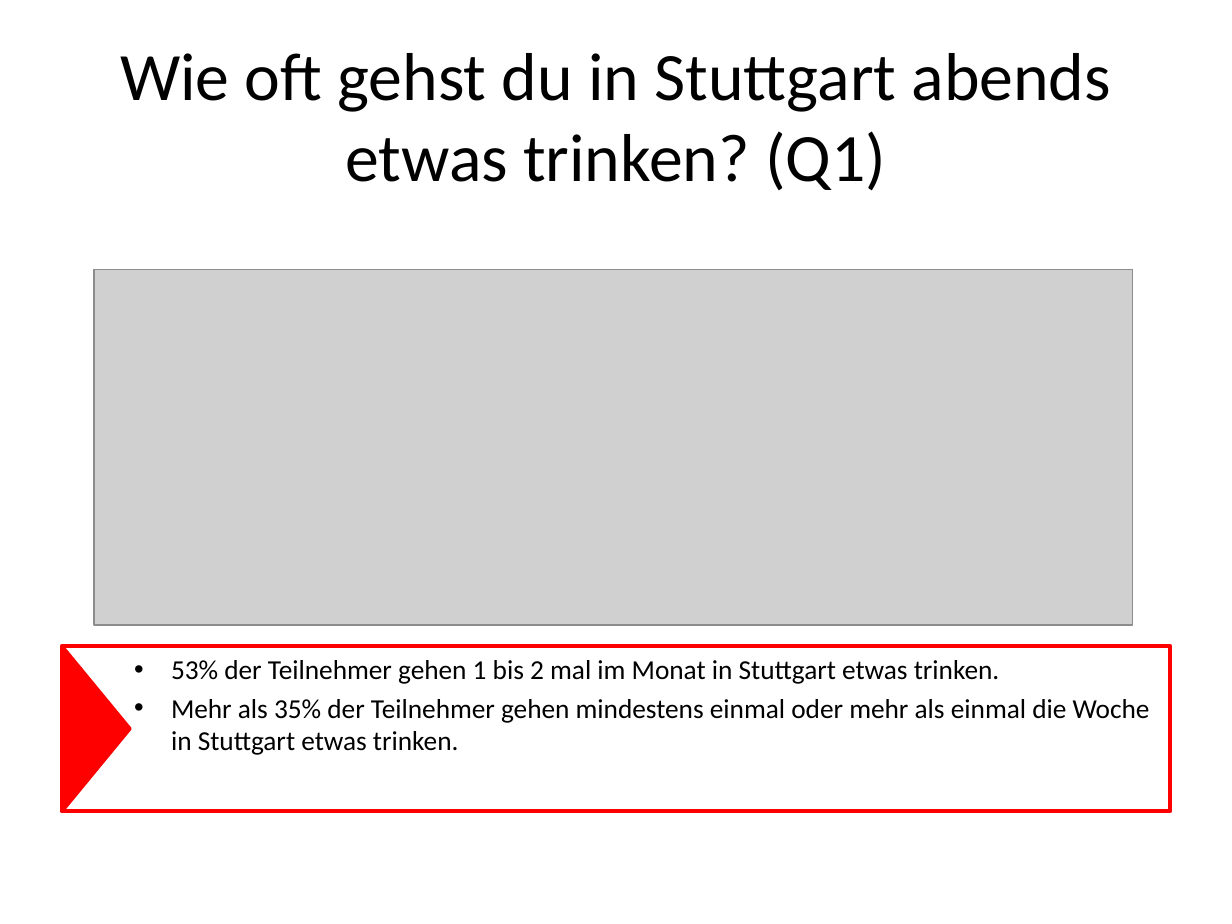
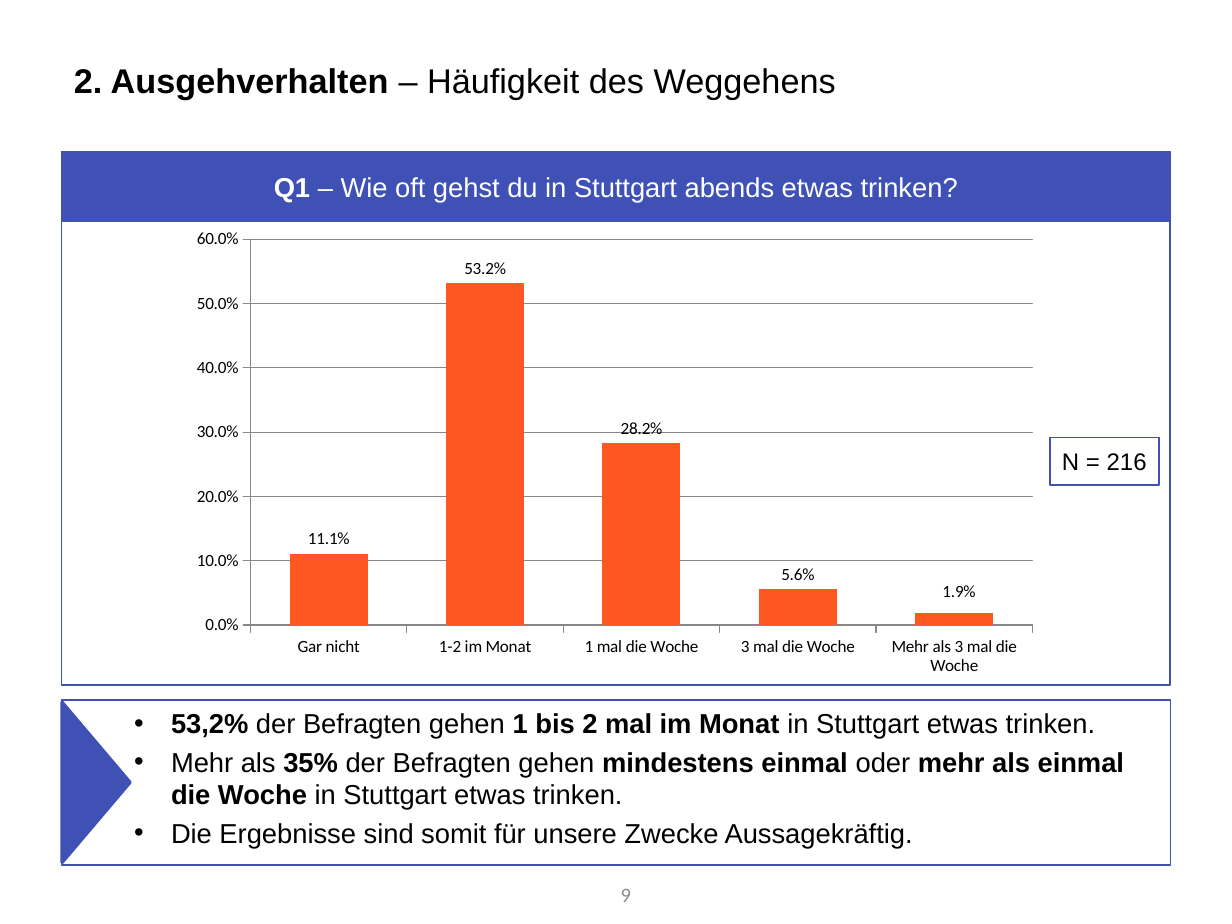
Before and after one commit to Roba1993/Happy-Hour, a slide deck: slide 9 of documents/marketing/Marketing Analyse von Umfrage 1 (5.5).pptx (slide 7 before the commit). Drawn at 1232x924 pixels with LibreOffice and Linux fonts; fonts in the diff are those of the drawing; grey boxes stand for pictures. Boxes give left, top, right and bottom in pixels: in the first picture for what was removed or moved away, otherwise in the second. Text is boxed around its words. In the diff, an @@ line names an element or a change of style, - is before the commit and + after.

```diff
--- a/documents/marketing/Marketing Analyse von Umfrage 1 (5.5).pptx
+++ b/documents/marketing/Marketing Analyse von Umfrage 1 (5.5).pptx
@@ title added at box(74, 68, 836, 99), 20 pt, text #000000 @@
+2. Ausgehverhalten – Häufigkeit des Weggehens
@@ rectangle added at box(62, 152, 1170, 685), outline #3F51B5 1 pt @@
@@ rectangle "Q1 – Wie oft gehst ...": place and size @@
-rectangle "Q1 – Wie oft gehst ..." at box(120, 53, 1111, 191)
+rectangle "Q1 – Wie oft gehst ..." at box(63, 153, 1169, 221)
@@ rectangle "Q1 – Wie oft gehst ..." at box(63, 153, 1169, 221): fill none to #3F51B5; outline none to #3F51B5 2 pt @@
@@ text in rectangle at box(274, 177, 958, 203): text changed; size 39.6 to 16 pt; font Calibri to Arial; text colour #000000 to #FFFFFF @@
-Wie oft gehst du in Stuttgart abends etwas trinken? (Q1)
+Q1 – Wie oft gehst du in Stuttgart abends etwas trinken?
@@ column chart added at box(180, 221, 1050, 685) @@
+categories: Gar nicht, 1-2 im Monat, 1 mal die Woche, 3 mal die Woche, Mehr als 3 mal die Woche
+Series 1: 0.111, 0.532, 0.282, 0.056, 0.019
@@ picture removed at box(94, 270, 1132, 626) @@
@@ rectangle added at box(1050, 437, 1159, 484), outline #3F51B5 1 pt, 14 pt, text #000000 @@
+N = 216
@@ text "53,2% der Befragten gehen 1 ...": place and size @@
-text "53,2% der Befragten gehen 1 ..." at box(62, 647, 1170, 812)
+text "53,2% der Befragten gehen 1 ..." at box(62, 700, 1170, 865)
@@ text "53,2% der Befragten gehen 1 ..." at box(62, 700, 1170, 865): outline #FF0000 2.25 pt to #3F51B5 1 pt @@
@@ triangle: place and size @@
-triangle at box(62, 646, 130, 811)
+triangle at box(62, 703, 130, 863)
@@ triangle at box(62, 703, 130, 863): fill #FF0000 to #3F51B5; outline #FF0000 2 pt to #3F51B5 2 pt @@
@@ text at box(171, 713, 1124, 848): text changed; font Calibri to Arial @@
-• 53% der Teilnehmer gehen 1 bis 2 mal im Monat in Stuttgart etwas trinken.
-• Mehr als 35% der Teilnehmer gehen mindestens einmal oder mehr als einmal die Woche in Stuttgart etwas trinken.
+• 53,2% der Befragten gehen 1 bis 2 mal im Monat in Stuttgart etwas trinken.
+• Mehr als 35% der Befragten gehen mindestens einmal oder mehr als einmal die Woche in Stuttgart etwas trinken.
+• Die Ergebnisse sind somit für unsere Zwecke Aussagekräftig.
@@ page number added at box(621, 889, 631, 902), 12 pt, text #8C8C8C @@
+9
```
Also in this commit, not shown: 16 other slides changed, 16 slides added, 11 slides removed.
